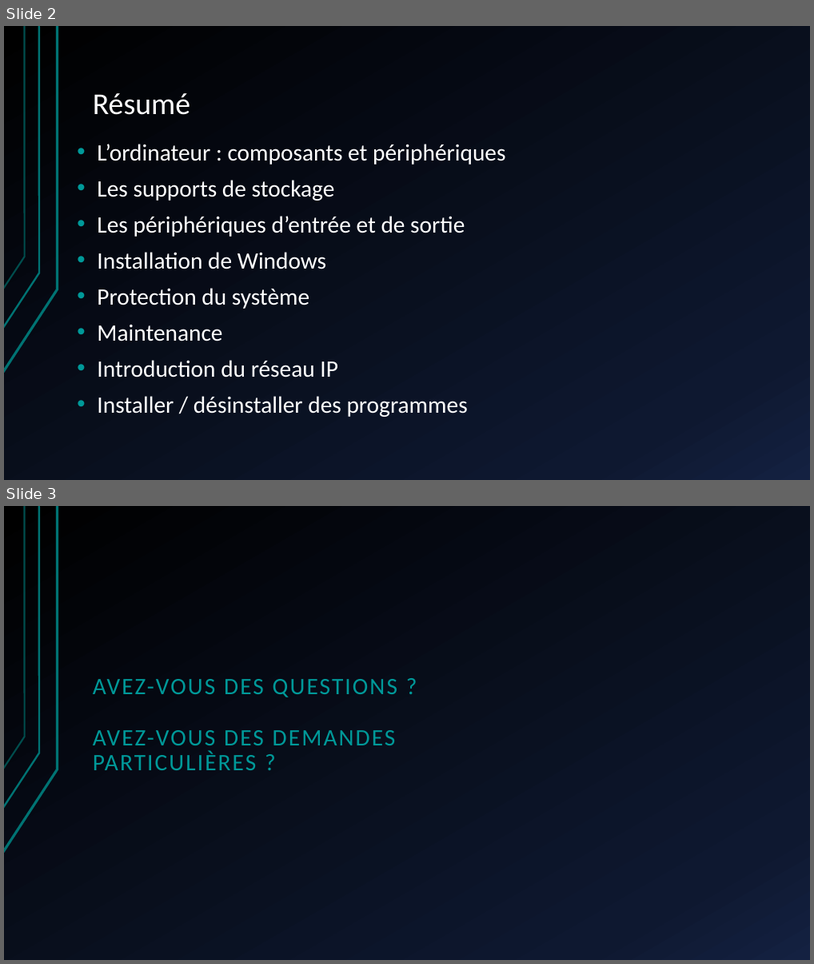
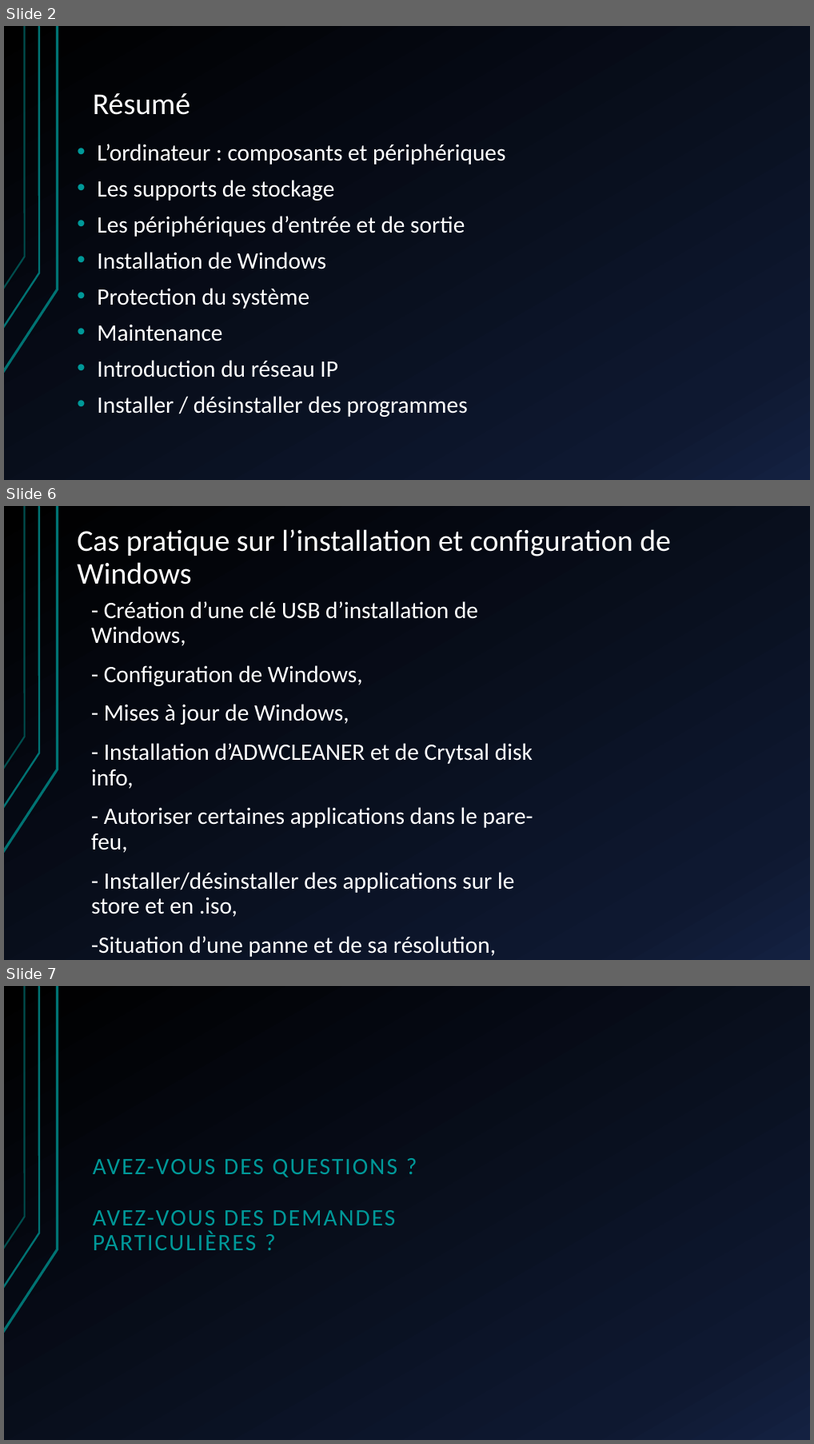
Before and after one commit to JojoTech-IT/Formation, a slide deck: Formation - installation d'un pc-2.pptx. Shown one above the other, each under a label of ours: slides 2 and 3 before the commit, slides 2, 6 and 7 after it; the slides between them are not shown. The pictures are 814x964 and 814x1444 pixels, drawn with LibreOffice and Linux fonts; fonts in the diff are those of the drawing. Boxes give left, top, right and bottom in pixels: in the first picture for what was removed or moved away, otherwise in the second. Text is boxed around its words. In the diff, an @@ line names an element or a change of style, - is before the commit and + after.

```diff
--- a/Formation - installation d'un pc-2.pptx
+++ b/Formation - installation d'un pc-2.pptx
@@ slide 6 added at [4, 506, 810, 960], background gradient #000000 to #0F1931 to #142242; not listed: 3 template elements that a slide beside it also shows @@
@@ title added at [77, 529, 671, 584], 36 pt, text #FFFFFF @@
+Cas pratique sur l’installation et configuration de Windows
@@ text added at [91, 601, 534, 956], 28 pt, text #FFFFFF @@
+- Création d’une clé USB d’installation de Windows,
+- Configuration de Windows,
+- Mises à jour de Windows,
+- Installation d’ADWCLEANER et de Crytsal disk info,
+- Autoriser certaines applications dans le pare-feu,
+- Installer/désinstaller des applications sur le store et en .iso,
+-Situation d’une panne et de sa résolution,
@@ what was slide 3 is now slide 7 @@
```
Also in this commit, not shown: 3 other slides added.
